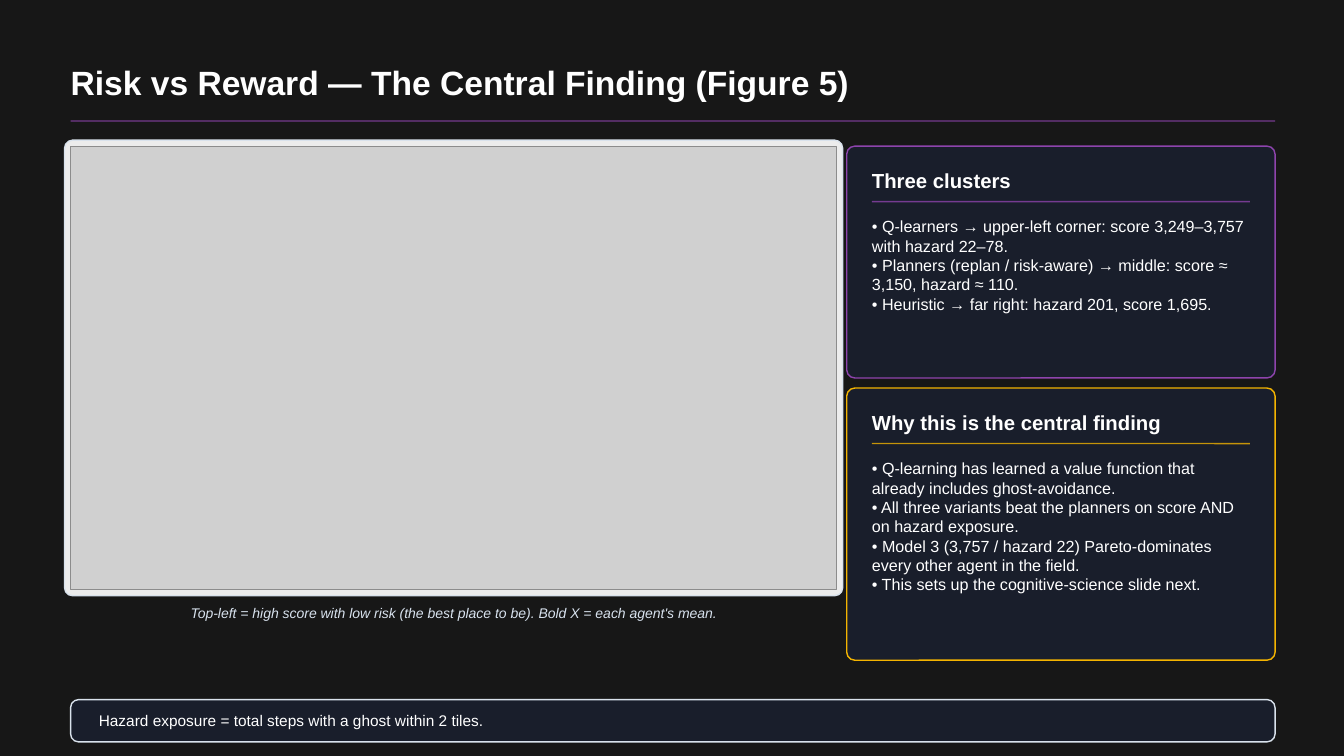
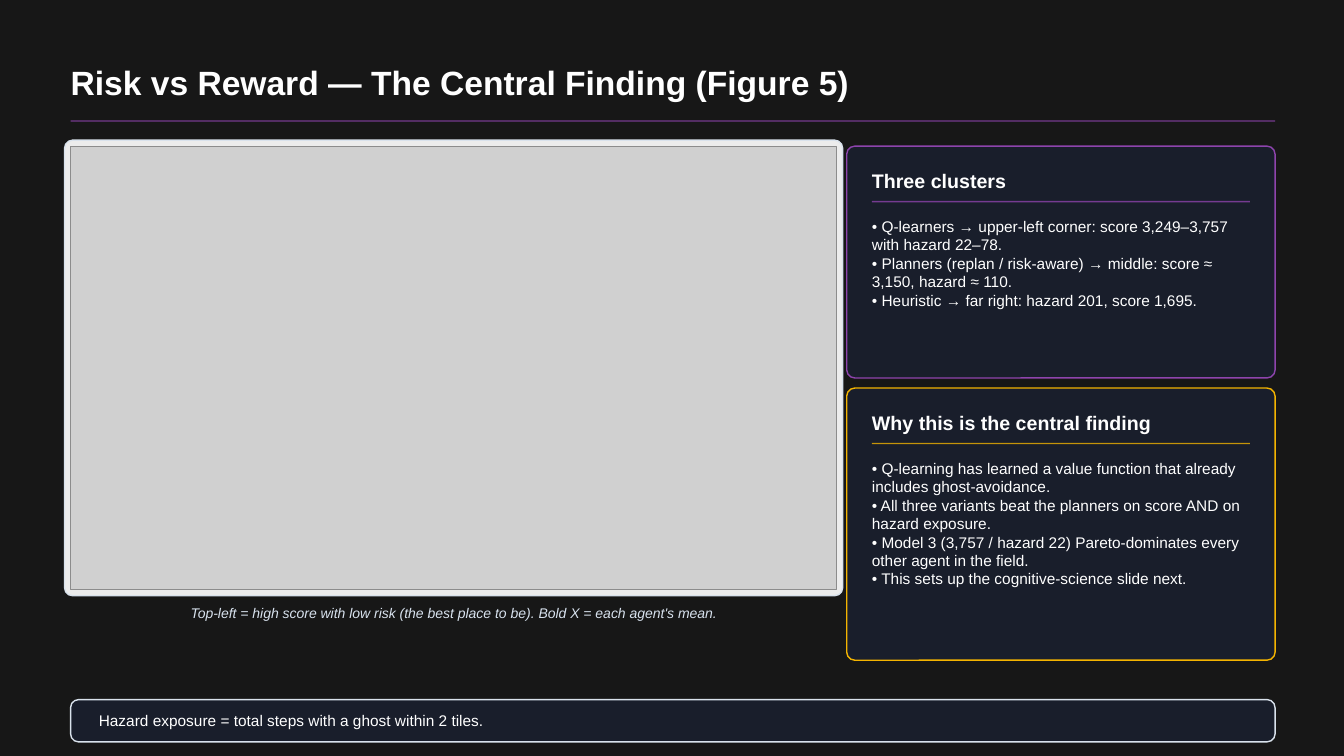
Before and after one commit to RichardFeng000/cs520-project, a slide deck: slide 7 of final_ppt/pacman_rl_final.pptx (slide 6 before the commit). Drawn at 1344x756 pixels with LibreOffice and Linux fonts; fonts in the diff are those of the drawing; grey boxes stand for pictures; background and template pictures are left out; a plain dark background stands for a picture behind light text. Boxes give left, top, right and bottom in pixels: in the first picture for what was removed or moved away, otherwise in the second. Text is boxed around its words. In the diff, an @@ line names an element or a change of style, - is before the commit and + after.

```diff
--- a/final_ppt/pacman_rl_final.pptx
+++ b/final_ppt/pacman_rl_final.pptx
@@ text "Three clusters" at [872, 173, 1006, 189]: size 14.5 to 14 pt @@
@@ text "• Q-learners → upper-left corner: ..." at [872, 221, 1228, 309]: size 11.5 to 11 pt @@
@@ text "Why this is the central ..." at [872, 415, 1151, 434]: size 14.5 to 14 pt @@
@@ text "• Q-learning has learned a ..." at [872, 463, 1240, 588]: size 11.5 to 11 pt @@
```
Also in this commit, not shown: 8 other slides changed.
